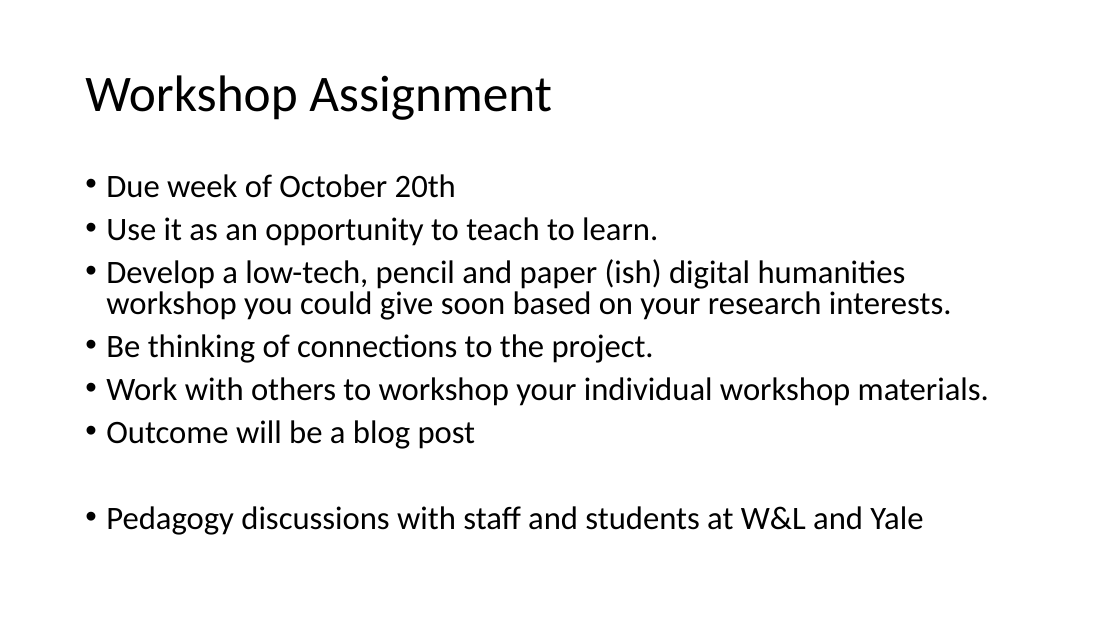
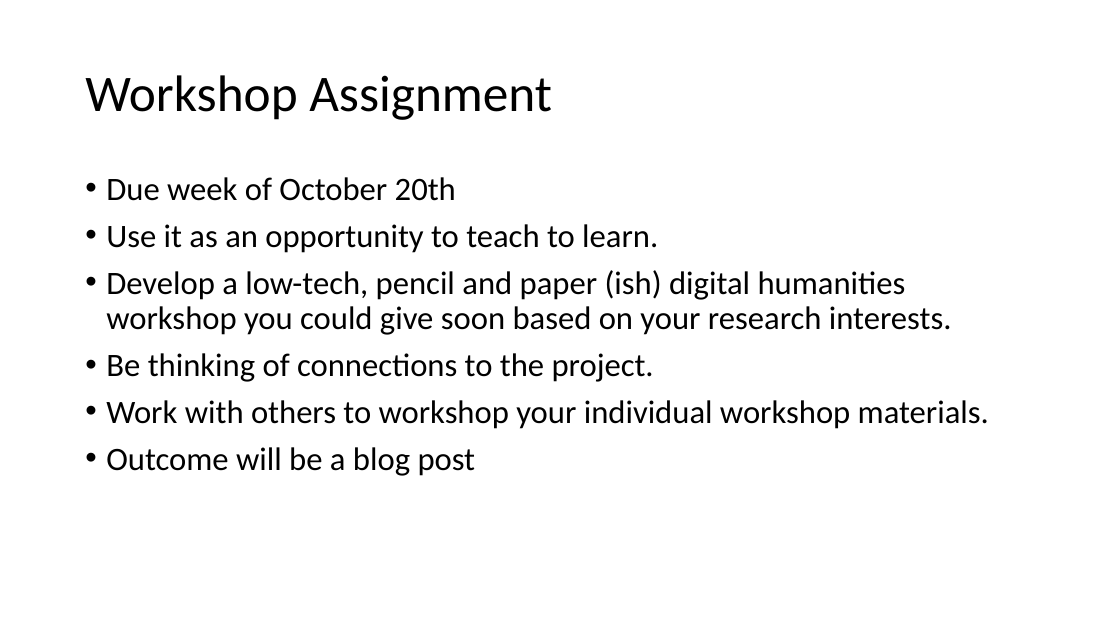
Before and after one commit to scholarslab/praxis, a slide deck: slide 3 of assets/workshop-on-workshops/workshop-on-workshops.pptx. Drawn at 1120x630 pixels with LibreOffice and Linux fonts; fonts in the diff are those of the drawing. Boxes give left, top, right and bottom in pixels: in the first picture for what was removed or moved away, otherwise in the second. Text is boxed around its words. In the diff, an @@ line names an element or a change of style, - is before the commit and + after.

```diff
--- a/assets/workshop-on-workshops/workshop-on-workshops.pptx
+++ b/assets/workshop-on-workshops/workshop-on-workshops.pptx
@@ text "Due week of October 20th" at bbox=[106, 177, 989, 476]: line spacing 0.8 to 0.9 @@
@@ text at bbox=[106, 506, 923, 535]: paragraph removed @@
-• Pedagogy discussions with staff and students at W&L and Yale
```
Also in this commit, not shown: 2 other files.
